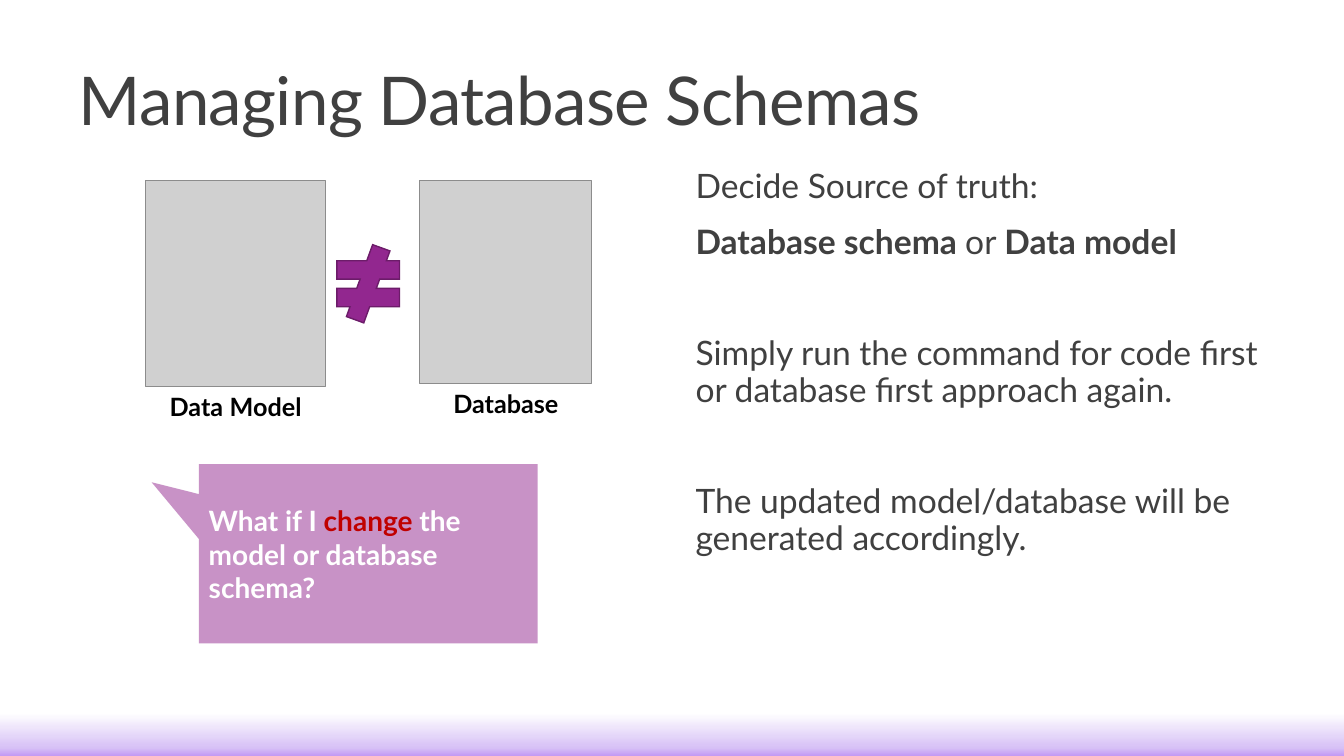
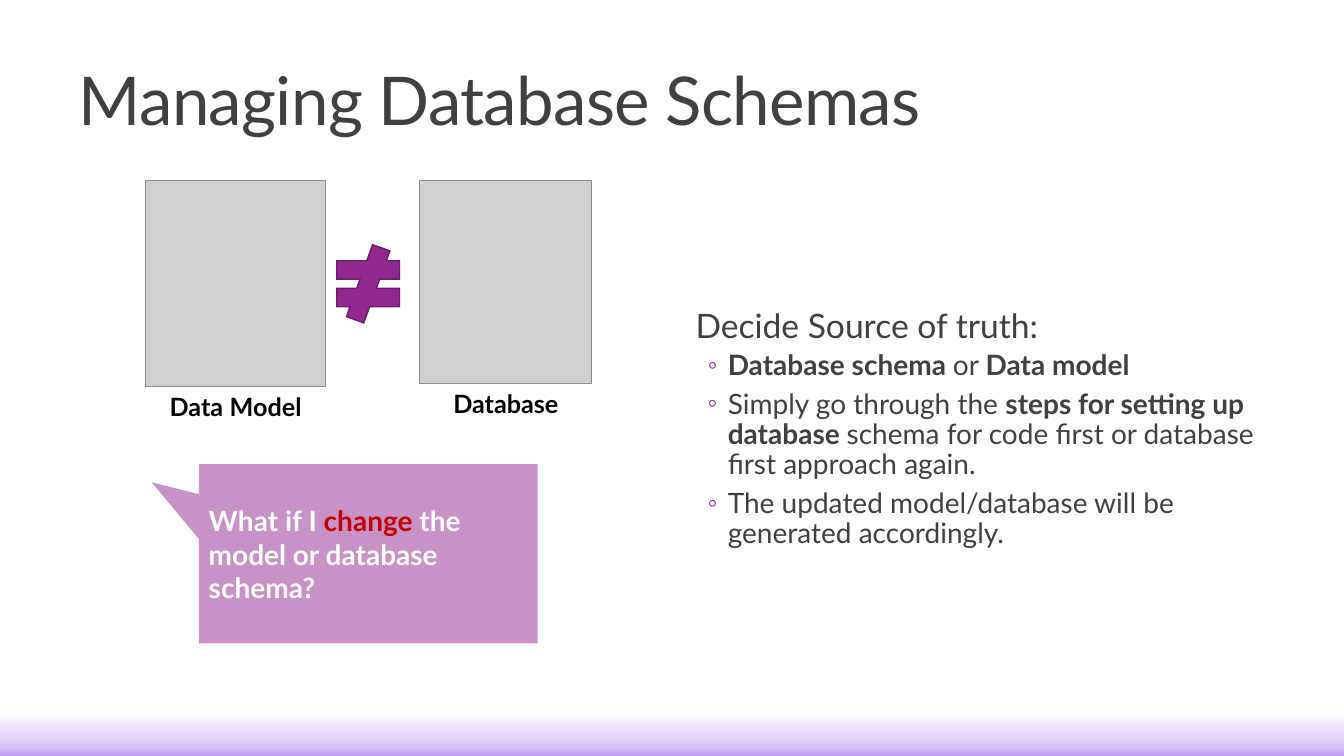
Before and after one commit to c0j0s/StudentManagementSystem, a slide deck: slide 10 of Training Materials/Lecture/2. Implementing EF Core in Your Solution.pptx. Drawn at 1344x756 pixels with LibreOffice and Linux fonts; fonts in the diff are those of the drawing; grey boxes stand for pictures. Boxes give left, top, right and bottom in pixels: in the first picture for what was removed or moved away, otherwise in the second. Text is boxed around its words. In the diff, an @@ line names an element or a change of style, - is before the commit and + after.

```diff
--- a/Training Materials/Lecture/2. Implementing EF Core in Your Solution.pptx
+++ b/Training Materials/Lecture/2. Implementing EF Core in Your Solution.pptx
@@ text "Decide Source of truth:" at [696,313,1254,548]: vertical alignment top to middle @@
@@ text at [728,354,1173,548]: size 24 to 20 pt in "Database schema or Data model", "The updated model/database will be generated accordingly."; bullet   to ◦; list level 1 to 2 in "Database schema or Data model"; list level 1 to 2 in "The updated model/database will be ..." @@
@@ text at [728,393,1254,479]: text changed; size 24 to 20 pt @@
-  Simply run the command for code first or database first approach again.
+  ◦ Simply go through the steps for setting up database schema for code first or database first approach again.
```
Also in this commit, not shown: 16 other slides changed, 5 other files.
